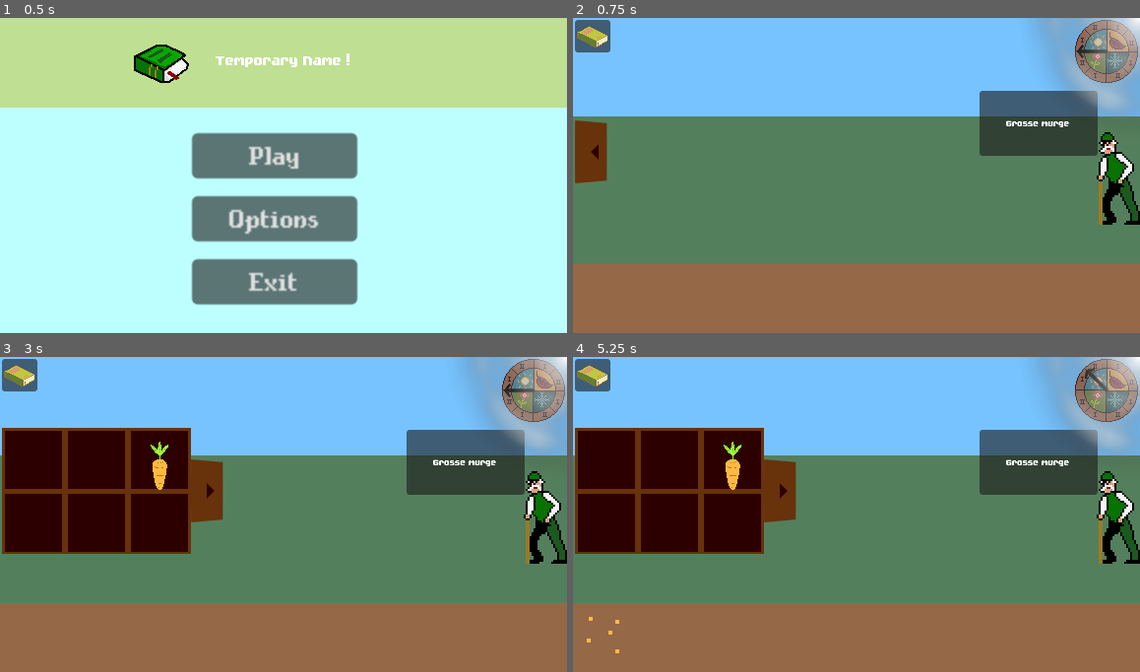
Above: before the commit, frames 1-4 (two rows, left to right).
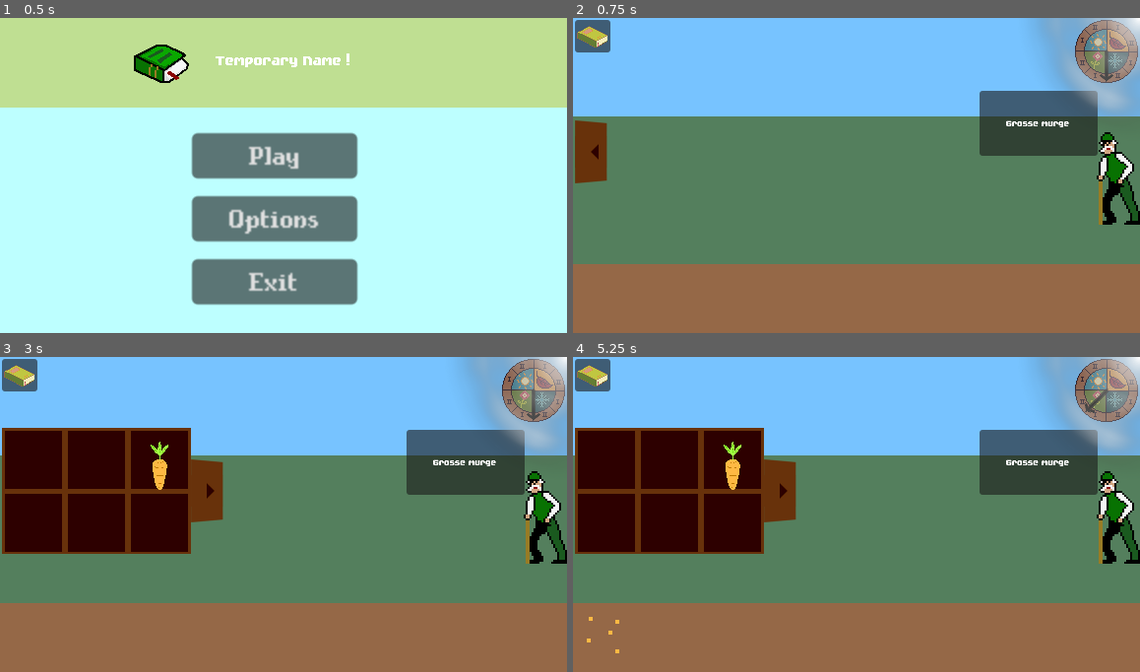
Above: after the commit, the same moments.

Repository: JustAlternate/Regenerative_Game_Jam
Game: Godot game, scene res://Scenes/menu.tscn
Same seed, same stepped clock (60 frames per second), same inputs: the game is played once before the commit and once after it. The engine's default icon, where the game draws it, is replaced by a stand-in: a white triangle on a blue panel in a dark square.
Inputs (mouse positions are in pixels of both pictures, inside the frame that each line leads up to):
- Up to frame 1 (0.5 s): no input
- Up to frame 2 (0.75 s): click "Play" at 0.5 s
- Up to frame 3 (3 s): click (34, 609) at 1.27 s; click "Play" at 2 s; click (34, 492) at 2.75 s
- Up to frame 4 (5.25 s): click (731, 460) at 3.5 s; click (1105, 391) at 4.25 s; click (607, 609) at 5.02 s

Frame 1 is identical in both runs. In frame 2, 0.1% of the frame differs, in the area x 88-96%, y 8-20%; in frame 3, 0.1%; in frame 4, 0.1%, in the area x 90-95%, y 3-18%.
Error after the commit: Invalid call to function 'next_quarter_of_season' in base 'Node2D (plante.gd)'. Expected 1 arguments. (res://Scripts/Game.gd:22)

Commit message:
Ajout vie de la plante et bonus malus pour certaines caracteristiques + la clock rule the world

Diff:
--- a/Scenes/clock.tscn
+++ b/Scenes/clock.tscn
@@ -36,6 +36,7 @@
 
 [node name="ArrowSprite" type="AnimatedSprite2D" parent="."]
 texture_filter = 1
+rotation = 1.5708
 sprite_frames = SubResource("SpriteFrames_nw3rf")
 
 [node name="TextureButton" type="TextureButton" parent="."]
--- a/Scripts/Clock.gd
+++ b/Scripts/Clock.gd
@@ -4,7 +4,7 @@
 
 @export var number_of_phases = 8
 var current_phase
-@export var starting_arrow_angle = 0
+@export var starting_arrow_angle = -90
 var arrow_rotation_offset = (TAU * starting_arrow_angle) / 360.0 + PI
 
 # Called when the node enters the scene tree for the first time.
--- a/Scripts/plante.gd
+++ b/Scripts/plante.gd
@@ -13,33 +13,38 @@
 var unapreciated_adjacents_plants = [] # pareil que au dessus.
 
 var dico_caracteristique = {
-	"bonus_season":
-	{# (0,1) = Summer1, (1,2) = spring2, (2,1) = winter1, (3,1) = autumn1
-		"pea":[[2,1],[2,2]],
-		"leek":[[1,2],[0,1]],
+	"bonus_season":{
+	 # Spring1 = [1,1] , Summer2 = [2,2], Automn1 = [3,1] , Winter2 = [4,2]
+		"pea":[[4,1],[4,2]],
+		"leek":[[2,2]],
 		"corn":[[1,1]],
-		"wheat":[[2,2]],
+		"wheat":[[4,2]],
 		"carrot":[[1,1]],
 		"mint":[[1,1]],
 		"pumpkin":[[1,2]],
 		"tomatoes":[[1,1]],
 		"thym":[[3,1]],
-		"vine":[[2,1],[2,2]],
+		"vine":[[4,1],[4,2]],
 		"courgette":[[1,1]],
+		"ail":[],
+		"radish":[],
 	},
 	"season":
-	{# (0,1] = Summer1, (1,2) = spring2, (2,1) = winter1, (3,1) = autumn1
-		"pea":[[1,1],[0,2]],
-		"leek":[[3,2],[0,2]],
+	{
+	# Spring1 = [1,1] , Summer2 = [2,2], Automn1 = [3,1] , Winter2 = [4,2]
+		"pea":[[1,1],[3,2]],
+		"leek":[[2,1],[2,2],[3,1]],
 		"corn":[[1,2]],
 		"wheat":[[3,1]],
-		"carrot":[[2,2],[1,2]],
-		"mint":[[2,2],[1,2]],
-		"pumpkin":[[1,1],[0,1]],
-		"tomatoes":[[2,2],[1,2]],
-		"thym":[[3,1]],
+		"carrot":[[4,2],[1,2]],
+		"mint":[[4,2],[1,2]],
+		"pumpkin":[[1,1],[2,1]],
+		"tomatoes":[[4,2],[1,2]],
+		"thym":[[1,1],[1,2]],
 		"vine":[[3,2],[1,1]],
-		"courgette":[[2,2],[1,2]],
+		"courgette":[[4,2],[1,2]],
+		"ail":[[3,2],[4,2]],
+		"radish":[[4,1],[4,2],[1,1],[1,2],[2,1],[2,2],[3,1]],
 	},
 	"number_of_phases":{
 		"pea":2,
@@ -53,6 +58,8 @@
 		"thym":4,
 		"vine":4,
 		"courgette":2,
+		"ail":3,
+		"radish":1,
 	},
 	"humidities_values":{ # 0 = sec, 1 = humide, 2 = très humide
 		"pea":[1],
@@ -66,6 +73,8 @@
 		"thym":[0],
 		"vine":[1],
 		"courgette":[2],
+		"ail":[0],
+		"radish":[2],
 	},
 	"minimum_nutriment_values":{ # 0 = pas de nutriment, 1 = un peu nutriment, 2 = tres nutriments
 		"pea":0,
@@ -79,6 +88,8 @@
 		"thym":0,
 		"vine":0,
 		"courgette":2,
+		"ail":0,
+		"radish":2,
 	},
 	"sunlight":{
 		"pea":0,
@@ -92,6 +103,8 @@
 		"thym":2,
 		"vine":2,
 		"courgette":2,
+		"ail":2,
+		"radish":0,
 	},
 	"appreciated_adjacents_plants":{
 		"pea":[],
@@ -105,6 +118,8 @@
 		"thym":["mint"],
 		"vine":[],
 		"courgette":["pea"],
+		"ail":["tomatoes"],
+		"radish":["carrot","ail","pea","tomatoes"],
 	},
 	"unapreciated_adjacents_plants":{
 		"pea":[],
@@ -118,11 +133,25 @@
 		"thym":[],
 		"vine":[],
 		"courgette":[],
+		"ail":["pea"],
+		"radish":[],
 	},
 
 }
 
+var dico_bonus_malus = {
+	"bonus_season":[2,0],
+	"season":[0,-4],
+	"humidities_values":[1,"requis-actual"], # ATTENTION NE PAS CHANGER CETTE LIGNE
+	"minimum_nutriment_values":[1,"requis-actual"], # ATTENTION NE PAS CHANGER CETTE LIGNE
+	"sunlight":[1,-2],
+	"appreciated_adjacents_plants":[1,0],
+	"unapreciated_adjacents_plants":[1,0],
+}
+
 var state:int
+var plant_health:int
+var nutriment_value:int
 
 # Called when the node enters the scene tree for the first time.
 func _ready():
@@ -130,7 +159,8 @@
 	position.x = 0
 	position.y = 0
 	state = 0 # 0=graine, 1=plante_1, 2=plant_2, ... -1=morte.
-
+	plant_health = 5
+	nutriment_value = 0
 
 # Called every frame. 'delta' is the elapsed time since the previous frame.
 func _process(delta):
@@ -140,16 +170,80 @@
 	if type != "None":
 		plant_type = type
 		$sprite.animation = plant_type+"_0"
+		plant_health = 5
+		state = 0
 
 func remove_plant():
 	if not plant_type == "None":
-		state = 0
 		plant_type = "None"
 		$sprite.animation = "vide"
 
-func next_quarter_of_season():
-	if not plant_type == "None":
-		print("updating state")
+
+func bonus_malus_seasons(actual_season):
+	if state == 0: # Si la plante est une graine
+		if actual_season in dico_caracteristique["bonus_season"][plant_type]:
+			# Si la plante est une graine est quelle est a la bonne bonus saison alors boom, elle prend le bonus.
+			plant_health += dico_bonus_malus["bonus_season"][0]
+
+		else:
+			# On met le malus du bonus season
+			plant_health += dico_bonus_malus["bonus_season"][1]
+
+		if actual_season in dico_caracteristique["season"][plant_type]:
+			# Si la plant est dans une season valide
+			plant_health += dico_bonus_malus["season"][0]
+		else:
+			# Si la plante est une graine mais quelle n'est pas dans une season valide alors on met le malus.
+			plant_health += dico_bonus_malus["season"][1]
+
+func bonus_malus_nutriment(nutriment_value):
+	if state == 0: # Si la plante est une graine
+		if nutriment_value >= dico_caracteristique["minimum_nutriment_values"][plant_type]:
+			# On met le bonus.
+			plant_health += dico_bonus_malus["minimum_nutriment_values"][0]
+		else:
+			# On met le malus.
+			if dico_bonus_malus["minimum_nutriment_values"][1] == "requis-actual":
+				plant_health += abs(dico_caracteristique["minimum_nutriment_values"][plant_type] - nutriment_value)
+			else:
+				plant_health += dico_bonus_malus["minimum_nutriment_values"][1]
+
+
+
+
+func next_quarter_of_season(new_phase):
+	var actual_season = [new_phase/2 +1 ,new_phase%2 +1]
+
+	if plant_type == "None":
+		# Si la terre est vide, on lui fait regagner des nutriments a chaque passage de quarter of season.
+		if nutriment_value <= 2:
+			nutriment_value += 1
+
+	else:
+		if state == 0:
+			# Si on a posé une graine au quarter de season précédent, alors on baisse le nutriment de la terre de 1.
+			nutriment_value -= 1
+
 		if state < dico_caracteristique["number_of_phases"][plant_type]:
-			state += 1
-			$sprite.animation = plant_type+"_"+str(state)
+			# Alors la plante peut encore poussé :
+
+			# On applique les bonus / malus sur la vie de le a plante.
+
+			bonus_malus_seasons(actual_season)
+			#bonus_malus_sunlight(sunlight)
+			bonus_malus_nutriment(nutriment_value)
+
+			# On fait poussé la plante si elle est toujours vivante :
+			if plant_health > 0:
+				state += 1
+				$sprite.animation = plant_type+"_"+str(state)
+			else:
+				# Sinon on la remove pour l'instant.
+				remove_plant()
+
+	if plant_type != "None":
+		print("actual_season : "+str(actual_season))
+		print("state : "+str(state))
+		print("plant_type : "+str(plant_type))
+		print("plant_health : "+str(plant_health))
+		print("nutriment_value : "+str(nutriment_value))
